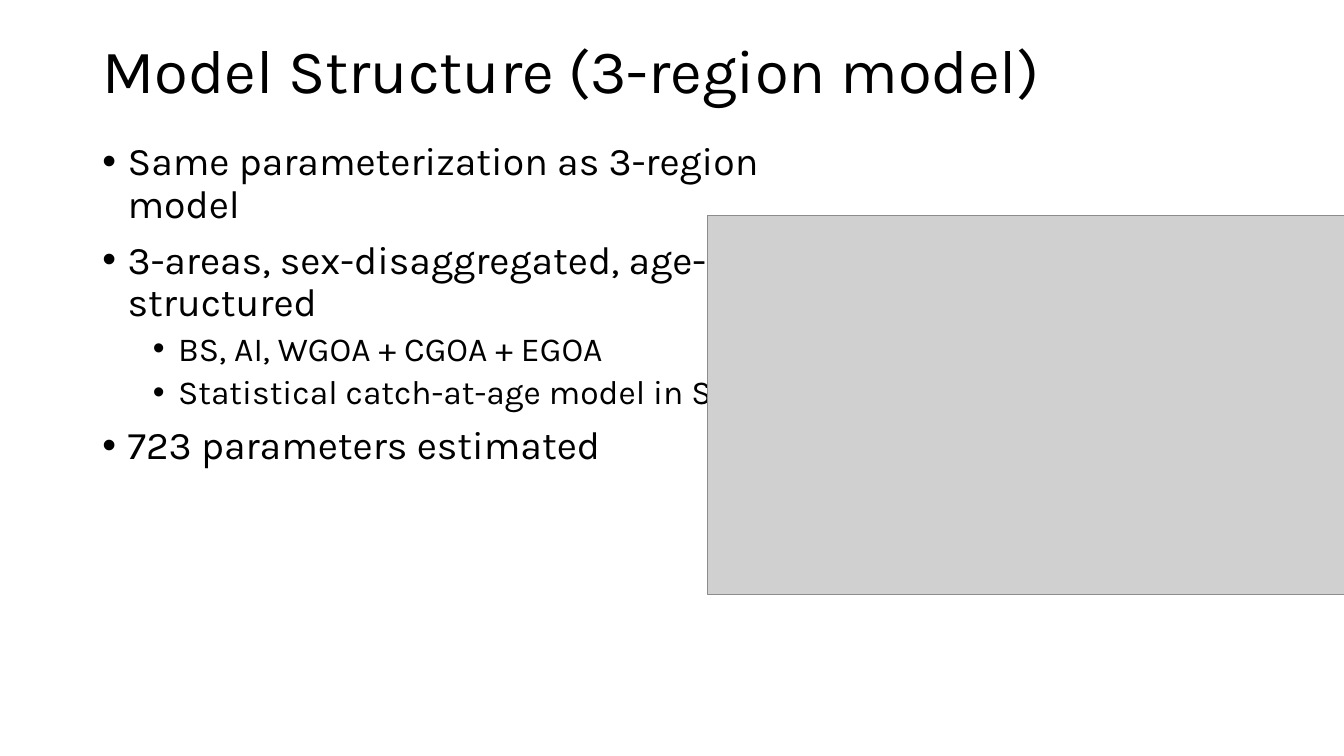
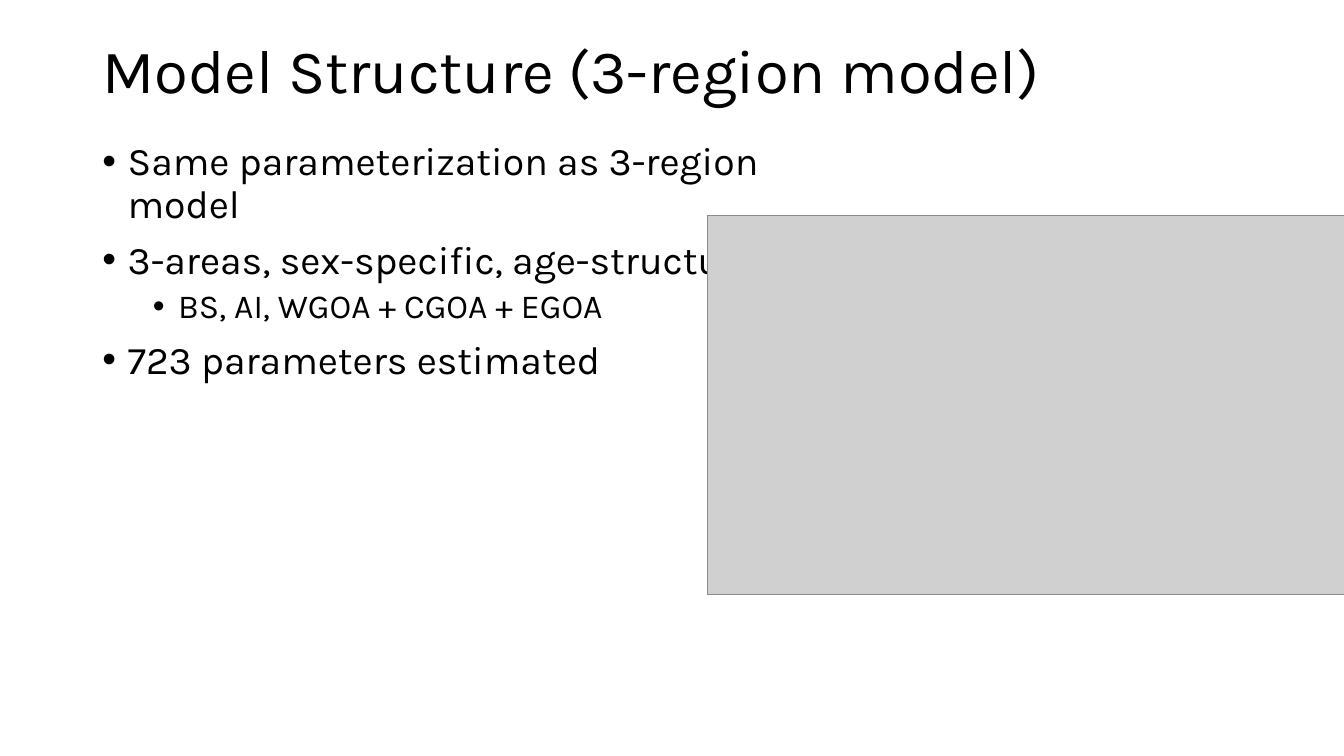
Before and after one commit to dgoethel-noaa/2026_Sablefish_CIE, a slide deck: slide 8 of Presentations/10. spatial_stock_assessment.pptx. Drawn at 1344x756 pixels with LibreOffice and Linux fonts; fonts in the diff are those of the drawing; grey boxes stand for pictures. Boxes give left, top, right and bottom in pixels: in the first picture for what was removed or moved away, otherwise in the second. Text is boxed around its words. In the diff, an @@ line names an element or a change of style, - is before the commit and + after.

```diff
--- a/Presentations/10. spatial_stock_assessment.pptx
+++ b/Presentations/10. spatial_stock_assessment.pptx
@@ text at (128, 239, 779, 284): text changed @@
-• 3-areas, sex-disaggregated, age-structured
+• 3-areas, sex-specific, age-structured
@@ text at (178, 374, 789, 413): paragraph removed @@
-  • Statistical catch-at-age model in SPoRC
```
Also in this commit, not shown: 8 other slides changed, 3 slides added, 8 other files.
